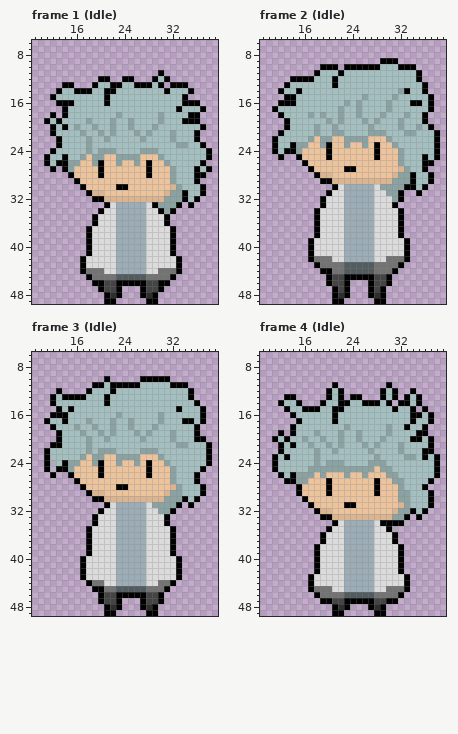
Two versions of one pixel-art file, Assets/_Project/art/Sprites/Aseprite/newEnemyes1/newEnemy1.aseprite. Above is the file before it was changed.
50x50 pixels, 8 frames. Shown: frame 1 (Idle): x 9..39, y 6..49; frame 2 (Idle): x 9..39, y 6..49; frame 3 (Idle): x 9..39, y 6..49; frame 4 (Idle): x 9..39, y 6..49. The commit also changed other frames, which this record leaves out.
Once edited:
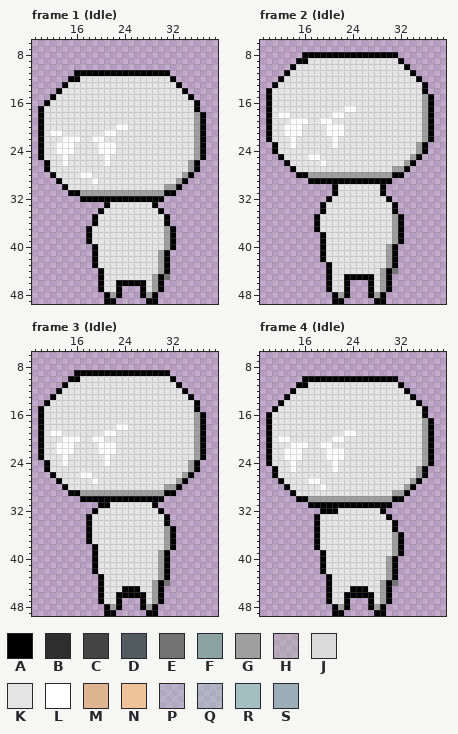
Palette (. is transparent): A #000000  B #2e2e2e  C #444444  D #515b60  E #737373  F #8ba2a2  G #9f9f9f  H #adadad7a  J #dbdbdb  K #e4e4e4  L #ffffff  M #dcb58f  N #eec39a  P #a3bfbf55  Q #a3bfbf7a  R #a3bfbf  S #9badb7
Edits made:
layer "Layer 6" now hidden
layer "ZombieBody4" added
layer "Eyes" added
Changed rows in their new state; - is an unchanged pixel.
Frame 1 (Idle):
first column x 10:
11 ------AAAAAAAAAAAAAA-A-------
12 -----AAKKKKKKKKKKKKKKKA------
13 -----KKKKKKKKKKKKKKKKKK-.----
14 ----KKKKKKKKKKKKKKKKKKKKA.---
15 ---KKKKKKKKKKKKKKKKKKKKKKA---
16 -AKKKKKKKKKKKKKKKKKKKKKKKK---
17 AKKKKKKKKKKKKKKKKKKKKKKKKKA.-
18 AKKKKKKKKKKKKKKKKKKKKKKKKKGA-
19 AKKKKKKKKKKKKKKKKKKKKKKKKKGA-
20 AKKKKKKKKKKKKLLKKKKKKKKKKKG--
21 AKLLKKKKKKKLLKKKKKKKKKKKKKGA-
22 AKKKLLLKKLLKKKKKKKKKKKKKKKGA-
23 AKKLLLKKKKLLLKKKKKKKKKKKKKG--
24 AKKLLLKKKKLLLKKKKKKKKKKKKKGA.
25 AKKKLKKKKKKLKKKKKKKKKKKKKKGA.
26 --KKLKKKKKKLKKKKKKKKKKKKKGA.-
27 -AKKKKKKKKKKKKKKKKKKKKKKKG-..
28 --AKKKKLLKKKKKKKKKKKKKKKGA..-
29 ---AKKKKKLKKKKKKKKKKKKKGA..--
30 ----AKKKKKKKKKKKKKKKKGGA....-
31 -----AAGGGGGGGGGGGGGGAA.....-
32 -------AA--AAAAAAAAAA......--
33 ------------KKKKKKK-....-.---
34 -----------KKKKKKKKK-..------
35 ----------KKKKKKKKKKK--------
36 ----------KKKKKKKKKKK--------
37 ---------KKKKKKKKKKKKG-------
38 ---------KKKKKKKKKKKKG-------
39 ---------KKKKKKKKKKKKG-------
40 --------.AKKKKKKKKKKKG-------
41 --------.AKKKKKKKKKKGA.------
42 -------..AKKKKKKKKKKGA..-----
43 -------..AKKKKKKKKKKGA..-----
44 -------...AKKKKKKKKKGA..-----
45 --------..AKKKKKKKKGA-.------
46 ---------.-KK-----KG-.-------
47 -----------KK-----KG---------
48 ------------G-----G----------
Frame 2 (Idle):
first column x 10:
 8 ------AAAAAAAAAAAAAAAA-------
 9 -----AAKKKKKKKKKKKKKKKA------
10 ----AKKKKKKKKKKKKKKKKKK-.----
11 ---AKKKKKKKKKKKKKKKKKKKKA.---
12 --AKKKKKKKKKKKKKKKKKKKKKK----
13 -AKKKKKKKKKKKKKKKKKKKKKKKK---
14 AKKKKKKKKKKKKKKKKKKKKKKKKK---
15 AKKKKKKKKKKKKKKKKKKKKKKKKKG--
16 AKKKKKKKKKKKKKKKKKKKKKKKKKG--
17 AKKKKKKKKKKKKLLKKKKKKKKKKKG--
18 AKLLKKKKKKKLLKKKKKKKKKKKKKGA-
19 AKKKLLLKKLLKKKKKKKKKKKKKKKGA-
20 AKKLLLKKKKLLLKKKKKKKKKKKKKG--
21 AKKLLLKKKKLLLKKKKKKKKKKKKKGA.
22 AKKKLKKKKKKLKKKKKKKKKKKKKKGA.
23 --KKLKKKKKKLKKKKKKKKKKKKKGA..
24 --KKKKKKKKKKKKKKKKKKKKKKKGA..
25 ---KKKKLLKKKKKKKKKKKKKKKGA...
26 ---AKKKKKLKKKKKKKKKKKKKGA...-
27 ----AKKKKKKKKKKKKKKKKGGA...--
28 -----AAGGGGGGGGGGGGGGAA.....-
29 -------AA--AAAAAAAAAA.......-
30 ------------KKKKKKKA.......--
31 ----------.AKKKKKKKA...--.---
32 ---------.AKKKKKKKKKA..------
33 ----------KKKKKKKKKKK--------
34 --------.AKKKKKKKKKKKA.------
35 ---------KKKKKKKKKKKKG-------
36 ---------KKKKKKKKKKKKG-------
37 ---------KKKKKKKKKKKKG-------
38 --------.AKKKKKKKKKKKG-------
39 -------..AKKKKKKKKKKKGA.-----
40 -------..AKKKKKKKKKKGA..-----
41 -------..AKKKKKKKKKKGA..-----
42 -------..AKKKKKKKKKKGA..-----
43 --------..AKKKKKKKKKGA.------
44 ---------.-KKKKKKKKGAE-------
45 -----------KK-----KG---------
46 -----------KK-----KG---------
47 ----------AKK-----KGA--------
48 ------------G-----G----------
Frame 3 (Idle):
first column x 10:
 9 ------AAAAAAAAAAAAAAAA-------
10 -----AAKKKKKKKKKKKKKKKA------
11 ----AKKKKKKKKKKKKKKKKKK-.----
12 ----KKKKKKKKKKKKKKKKKKKKA.---
13 ---KKKKKKKKKKKKKKKKKKKKKK----
14 -AKKKKKKKKKKKKKKKKKKKKKKKK---
15 AKKKKKKKKKKKKKKKKKKKKKKKKKA.-
16 AKKKKKKKKKKKKKKKKKKKKKKKKKG--
17 AKKKKKKKKKKKKKKKKKKKKKKKKKG--
18 AKKKKKKKKKKKKLLKKKKKKKKKKKGA-
19 AKLLKKKKKKKLLKKKKKKKKKKKKKGA-
20 AKKKLLLKKLLKKKKKKKKKKKKKKKG--
21 AKKLLLKKKKLLLKKKKKKKKKKKKKGA.
22 AKKLLLKKKKLLLKKKKKKKKKKKKKGA.
23 AKKKLKKKKKKLKKKKKKKKKKKKKKGA.
24 --KKLKKKKKKLKKKKKKKKKKKKKGA..
25 --KKKKKKKKKKKKKKKKKKKKKKKGA.-
26 ---KKKKLLKKKKKKKKKKKKKKKGA.--
27 ---AKKKKKLKKKKKKKKKKKKKGA..--
28 ----AKKKKKKKKKKKKKKKKGGA....-
29 -----AAGGGGGGGGGGGGGGAA.....-
30 -------AA--AAAAAAAAAA......--
31 ----------A-KKKKKKKA....-.---
32 ---------AKKKKKKKKKKA..------
33 --------AKKKKKKKKKKKK--------
34 --------AKKKKKKKKKKKK--------
35 ---------KKKKKKKKKKKKG-------
36 ---------KKKKKKKKKKKKG-------
37 ---------KKKKKKKKKKKKG-------
38 --------.AKKKKKKKKKKKG-------
39 --------.AKKKKKKKKKKGA.------
40 -------..AKKKKKKKKKKGA..-----
41 -------..AKKKKKKKKKKGA..-----
42 -------..AKKKKKKKKKKGA..-----
43 -------...AKKKKKKKKKGA..-----
44 --------..AKKKKKKKKGA-.------
45 ---------.-KKKAAAKKGA.-------
46 -----------KK-----KG---------
47 -----------KK-----KG---------
48 ------------G-----G----------
Frame 4 (Idle):
first column x 10:
10 ------AAAAAAAAAAAAAAAA-------
11 -----AAKKKKKKKKKKKKKKKA------
12 ----AKKKKKKKKKKKKKKKKKKA.----
13 ----KKKKKKKKKKKKKKKKKKKKA.---
14 ---KKKKKKKKKKKKKKKKKKKKKK----
15 -AKKKKKKKKKKKKKKKKKKKKKKKK---
16 AKKKKKKKKKKKKKKKKKKKKKKKKKA.-
17 AKKKKKKKKKKKKKKKKKKKKKKKKKG--
18 AKKKKKKKKKKKKKKKKKKKKKKKKKGA-
19 AKKKKKKKKKKKKLLKKKKKKKKKKKGA-
20 AKLLKKKKKKKLLKKKKKKKKKKKKKG--
21 AKKKLLLKKLLKKKKKKKKKKKKKKKG--
22 AKKLLLKKKKLLLKKKKKKKKKKKKKG--
23 AKKLLLKKKKLLLKKKKKKKKKKKKKGA.
24 AKKKLKKKKKKLKKKKKKKKKKKKKKGA.
25 --KKLKKKKKKLKKKKKKKKKKKKKGA..
26 -AKKKKKKKKKKKKKKKKKKKKKKKGA..
27 --AKKKKLLKKKKKKKKKKKKKKKGA..-
28 ---AKKKKKLKKKKKKKKKKKKKGA..--
29 ----AKKKKKKKKKKKKKKKKGGA....-
30 -----A-GGGGGGGGGGGGGGAA.....-
31 --------AAAAA--AAAAAA.......-
32 --------.AAAKKKKKKKA.......--
33 --------AKKKKKKKKKKKA...-.---
34 --------AKKKKKKKKKKKK-..-----
35 --------AKKKKKKKKKKKKA-------
36 --------AKKKKKKKKKKKKGA------
37 --------AKKKKKKKKKKKKGA------
38 ---------KKKKKKKKKKKKG-------
39 --------.AKKKKKKKKKKKG-------
40 --------.AKKKKKKKKKKGA.------
41 --------.AKKKKKKKKKKGA.------
42 --------.AKKKKKKKKKKGA.------
43 -------...AKKKKKKKKKGA..-----
44 -------...AKKKKKKKKGAE..-----
45 -------...AKKKAAAKKGA...-----
46 --------..AKKAAAAAKGA..------
47 ---------.-KK-...-KG-.-------
48 ------------G-----G----------
